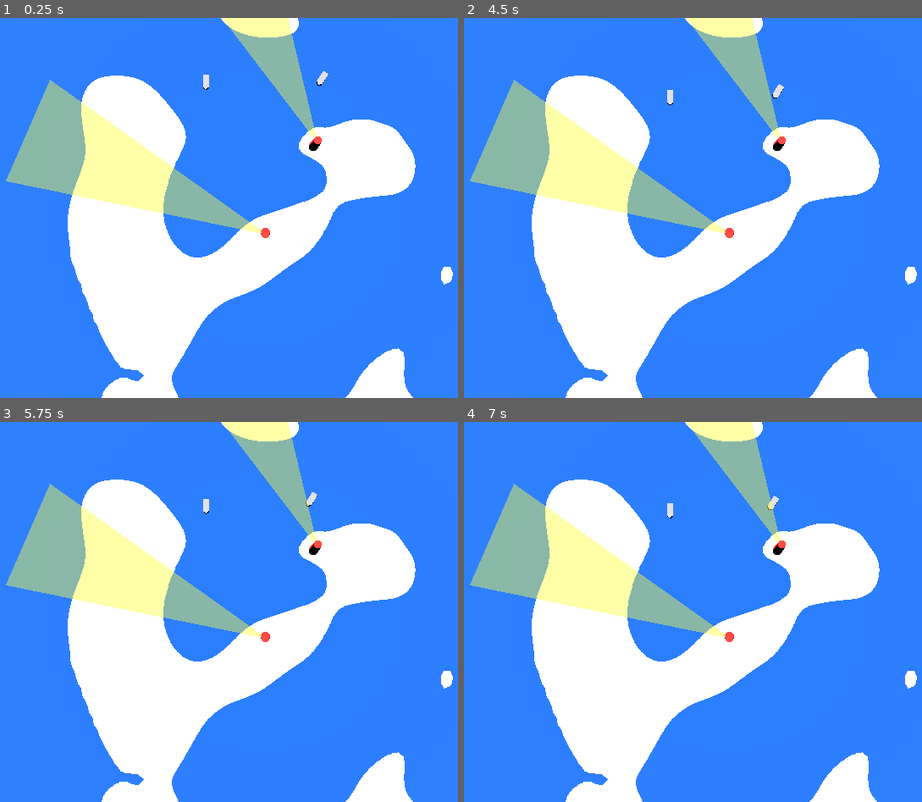
Above: before the commit, frames 1-4 (two rows, left to right).
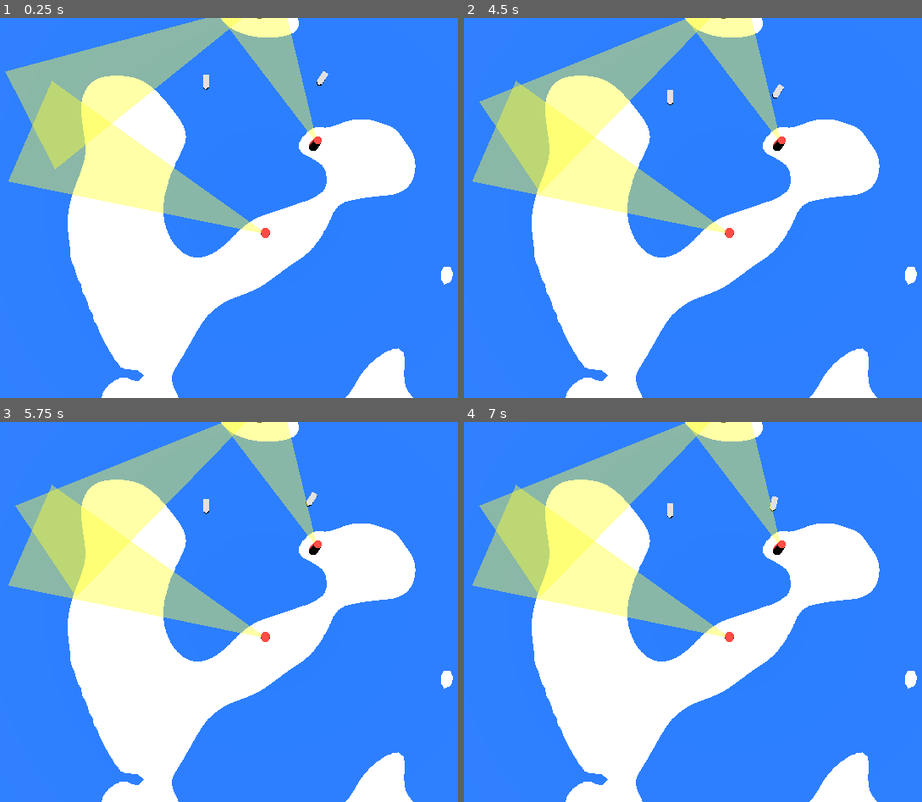
Above: after the commit, the same moments.

Repository: blinry/ld59
Game: Godot game, scene res://level.tscn
Same seed, same stepped clock (60 frames per second), same inputs: the game is played once before the commit and once after it.
Inputs (mouse positions are in pixels of both pictures, inside the frame that each line leads up to):
- Up to frame 1 (0.25 s): no input
- Up to frame 2 (4.5 s): tap Enter at 0.5, 2, 3.5 s; move the mouse to (876, 189) at 0.52 s; press the mouse at (876, 189) at 0.53 s; tap Space at 1.25, 2.75, 4.25 s; move the mouse to (592, 227) at 1.27 s; release the mouse at (592, 227) at 1.28 s; click (592, 227) at 1.35 s; move the mouse to (798, 124) at 2.02 s; press the mouse at (798, 124) at 2.03 s; move the mouse to (697, 284) at 2.77 s; release the mouse at (697, 284) at 2.78 s; click (697, 284) at 2.85 s; move the mouse to (outside the picture) at 3.52 s; press the mouse at (outside the picture) at 3.53 s; move the mouse to (528, 151) at 4.27 s; release the mouse at (528, 151) at 4.28 s; click (528, 151) at 4.35 s
- Up to frame 3 (5.75 s): move the mouse to (297, 612) at 5.02 s; press the mouse at (297, 612) at 5.03 s
- Up to frame 4 (7 s): move the mouse to (628, 517) at 5.77 s; release the mouse at (628, 517) at 5.78 s; click (628, 517) at 5.85 s; move the mouse to (876, 593) at 6.52 s; press the mouse at (876, 593) at 6.53 s

The runs differ from the first frame. In frame 1, 8.2% of the frame differs, in the area x 1-70%, y 0-57%; in frame 2, 8.3%; in frame 3, 8.3%; in frame 4, 8.3%.

Commit message:
Control ships! \o/

Diff:
--- a/level.tscn
+++ b/level.tscn
@@ -25,6 +25,9 @@
 
 [node name="Lighthouse2" parent="." unique_id=1820272564 instance=ExtResource("1_u52ul")]
 transform = Transform3D(0.9032379, 0, 0.42914015, 0, 1, 0, -0.42914015, 0, 0.9032379, 39.578197, 0, -50.878437)
+
+[node name="Lighthouse3" parent="." unique_id=1734996057 instance=ExtResource("1_u52ul")]
+transform = Transform3D(-0.45268378, 0, 0.8916711, 0, 1, 0, -0.8916711, 0, -0.45268378, -4.917095, 0, -157.46161)
 
 [node name="Ship" parent="." unique_id=422053590 instance=ExtResource("2_vonw3")]
 transform = Transform3D(1, 0, 0, 0, 1, 0, 0, 0, 1, -49.050156, 0, -105.60761)
--- a/lighthouse.gd
+++ b/lighthouse.gd
@@ -1,6 +1,8 @@
 extends StaticBody3D
 
 @onready var light_pivot: Node3D = $LightPivot
+@onready var detection_area: Area3D = %DetectionArea
+
 
 var controlled = false
 
@@ -11,6 +13,10 @@
 
 # Called every frame. 'delta' is the elapsed time since the previous frame.
 func _physics_process(delta: float) -> void:
+	if detection_area.get_overlapping_bodies():
+		for boat in detection_area.get_overlapping_bodies():
+			boat.attract(self, delta)
+
 	if Input.is_action_just_released("click"):
 		controlled = false
 	if controlled:
--- a/lighthouse.tscn
+++ b/lighthouse.tscn
@@ -15,6 +15,9 @@
 height = 20.159302
 radius = 8.73291
 
+[sub_resource type="ConvexPolygonShape3D" id="ConvexPolygonShape3D_rolx0"]
+points = PackedVector3Array(0, 0, 0, 50, 0, -200, -50, 0, -200)
+
 [sub_resource type="StandardMaterial3D" id="StandardMaterial3D_rolx0"]
 transparency = 1
 shading_mode = 0
@@ -27,8 +30,6 @@
 [node name="Lighthouse" type="StaticBody3D" unique_id=1820272564]
 script = ExtResource("1_rolx0")
 
-[node name="RayCast3D" type="RayCast3D" parent="." unique_id=575082230]
-
 [node name="MeshInstance3D" type="MeshInstance3D" parent="." unique_id=1426643531]
 transform = Transform3D(1, 0, 0, 0, 1, 0, 0, 0, 1, 0, 10, 0)
 mesh = SubResource("CylinderMesh_mdvqr")
@@ -38,10 +39,19 @@
 shape = SubResource("CylinderShape3D_mdvqr")
 
 [node name="LightPivot" type="Node3D" parent="." unique_id=1436704699]
-transform = Transform3D(1, 0, 0, 0, 1, 0, 0, 0, 1, 0, 16.709328, 0)
+transform = Transform3D(1, 0, 0, 0, 1, 0, 0, 0, 1, 0, 15, 0)
+
+[node name="DetectionArea" type="Area3D" parent="LightPivot" unique_id=334734820]
+unique_name_in_owner = true
+collision_mask = 2
+
+[node name="CollisionShape3D" type="CollisionShape3D" parent="LightPivot/DetectionArea" unique_id=1789104117]
+shape = SubResource("ConvexPolygonShape3D_rolx0")
+debug_color = Color(0, 1, 0, 0.41960785)
 
 [node name="LightCone" type="MeshInstance3D" parent="LightPivot" unique_id=2143301765]
 transform = Transform3D(-1, -8.742278e-08, -3.821371e-15, 0, -4.371139e-08, 1, -8.742278e-08, 1, 4.371139e-08, 0, -0.24621391, -98.406075)
 mesh = SubResource("PrismMesh_g4l8x")
 
 [connection signal="input_event" from="." to="." method="_on_input_event"]
+[connection signal="input_event" from="LightPivot/DetectionArea" to="." method="_on_input_event"]
--- a/project.godot
+++ b/project.godot
@@ -29,6 +29,8 @@
 
 [layer_names]
 
+3d_physics/layer_1="lighthouse"
+3d_physics/layer_2="ship"
 3d_physics/layer_32="Water plane"
 
 [physics]
--- a/ship.gd
+++ b/ship.gd
@@ -1,6 +1,7 @@
 extends CharacterBody3D
 
 @export var speed: float = 3
+@export_range(0.0,0.5) var rotation_speed: float = 0.1
 
 # Called when the node enters the scene tree for the first time.
 func _ready() -> void:
@@ -11,3 +12,9 @@
 func _process(delta: float) -> void:
 	velocity = transform.basis.z * speed
 	move_and_slide()
+
+func attract(attractor, delta):
+	var target_angle =  global_position.direction_to(attractor.global_position).signed_angle_to(transform.basis.z,Vector3.DOWN)
+	var target_angle_deg = rad_to_deg(target_angle)
+	#rotate_y(deg_to_rad(max_rotation_speed*delta))
+	rotation.y = lerp_angle(rotation.y, rotation.y + target_angle, rotation_speed)
--- a/ship.tscn
+++ b/ship.tscn
@@ -9,9 +9,11 @@
 size = Vector3(5, 2, 2)
 
 [sub_resource type="BoxShape3D" id="BoxShape3D_l3rv8"]
-size = Vector3(5, 3, 12)
+size = Vector3(5, 50, 12)
 
 [node name="Ship" type="CharacterBody3D" unique_id=1958634124]
+collision_layer = 2
+collision_mask = 0
 script = ExtResource("1_l3rv8")
 
 [node name="MeshInstance3D" type="MeshInstance3D" parent="." unique_id=1304163131]
@@ -23,5 +25,5 @@
 mesh = SubResource("PrismMesh_4icm7")
 
 [node name="CollisionShape3D" type="CollisionShape3D" parent="." unique_id=1110046145]
-transform = Transform3D(1, 0, 0, 0, 1, 0, 0, 0, 1, 0, 1, 0.5)
+transform = Transform3D(1, 0, 0, 0, 1, 0, 0, 0, 1, 0, 25, 0.5)
 shape = SubResource("BoxShape3D_l3rv8")
